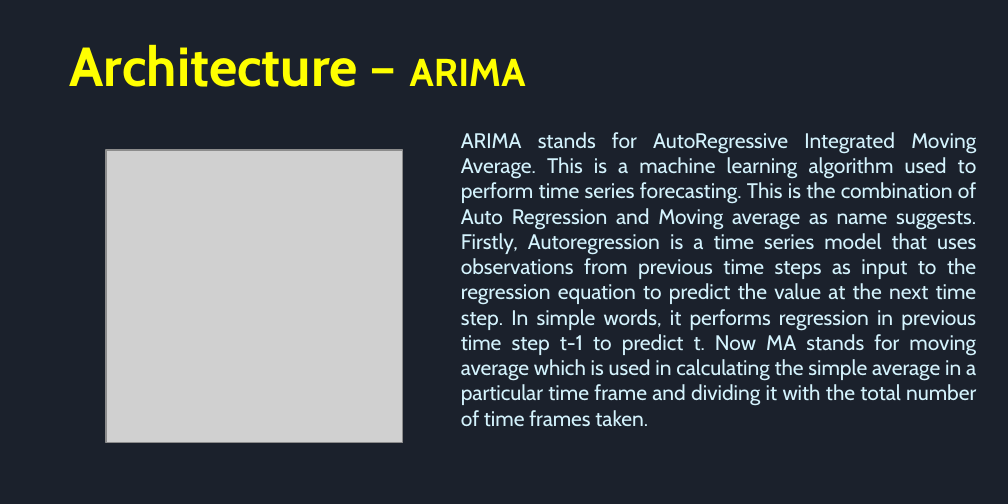
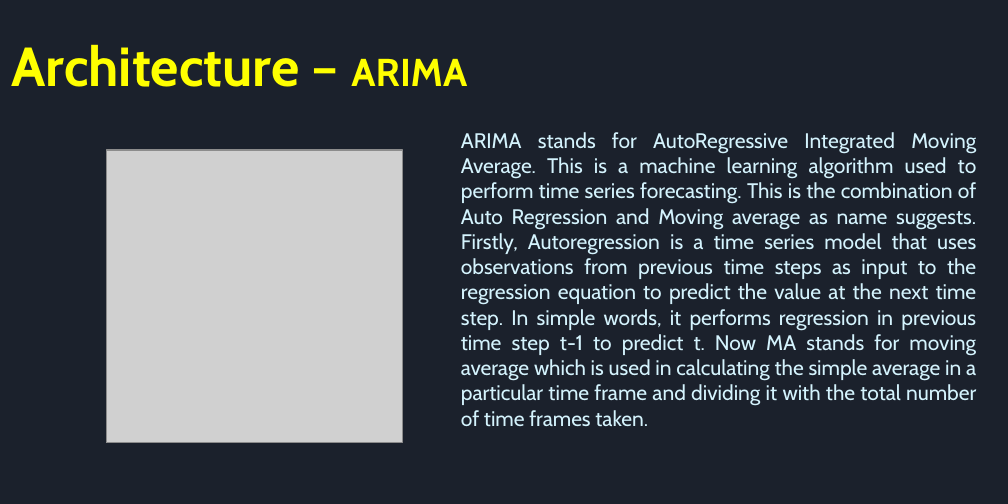
Before and after one commit to SriNithin965/project-4-2, a slide deck: slide 5 of ppts/Sales_Forecasting_Design_B4.pptx. Drawn at 1008x504 pixels with LibreOffice and Linux fonts; fonts in the diff are those of the drawing; grey boxes stand for pictures. Boxes give left, top, right and bottom in pixels: in the first picture for what was removed or moved away, otherwise in the second. Text is boxed around its words. In the diff, an @@ line names an element or a change of style, - is before the commit and + after.

```diff
--- a/ppts/Sales_Forecasting_Design_B4.pptx
+++ b/ppts/Sales_Forecasting_Design_B4.pptx
@@ text "Architecture – ARIMA" at bbox=[11, 44, 467, 87]: indent changed @@
```
Also in this commit, not shown: 11 other slides changed.
